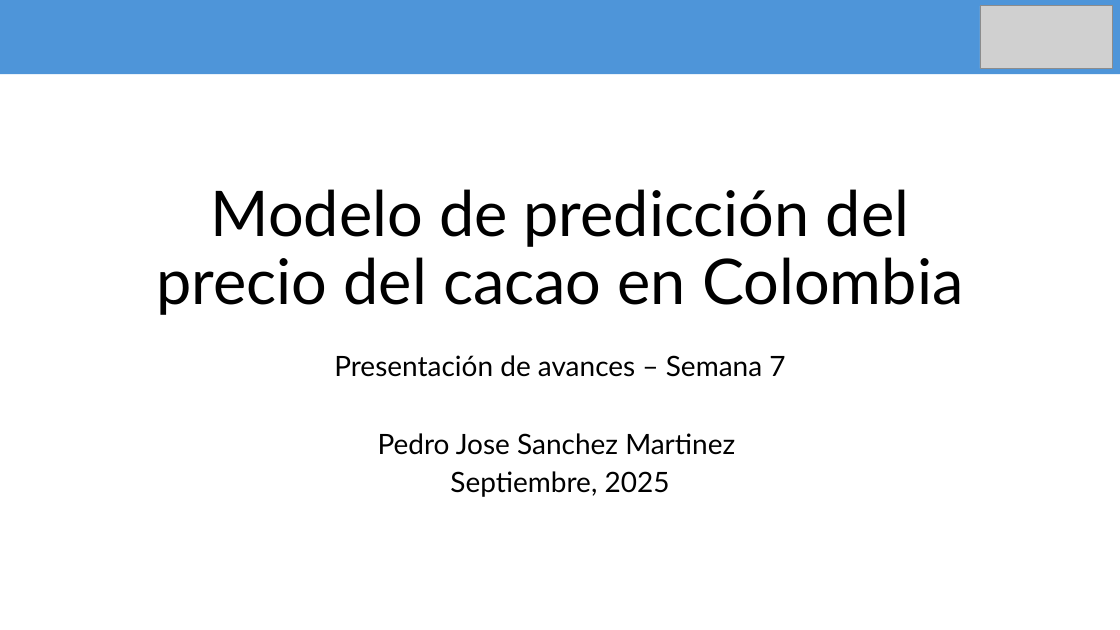
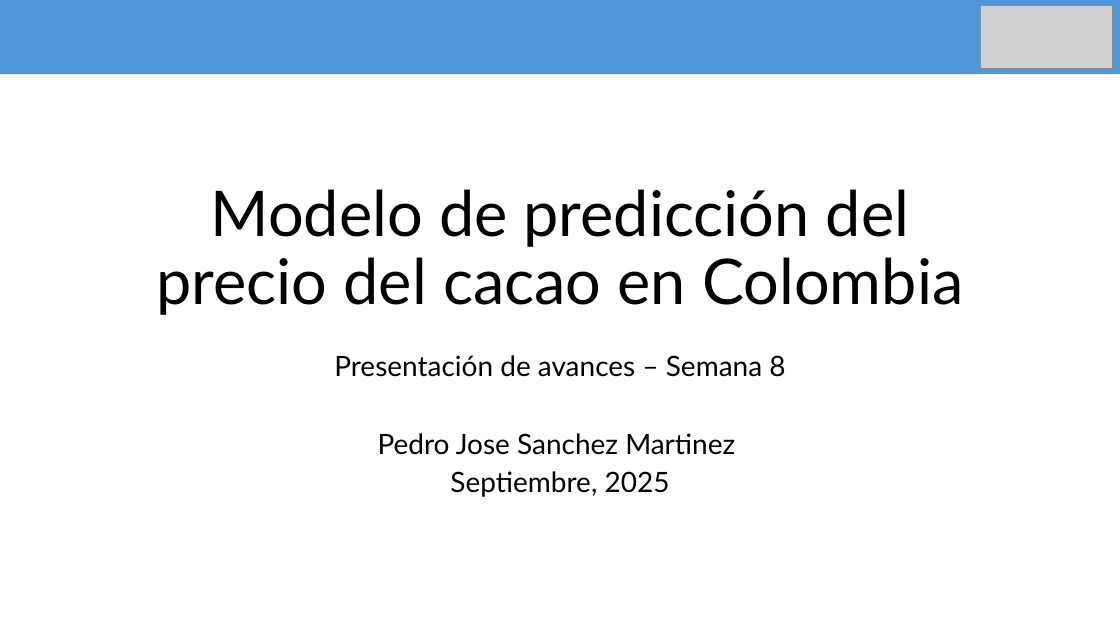
Before and after one commit to pedr0jos3/Mi-tesis, a slide deck: slide 1 of PresentacionAvances.pptx. Drawn at 1120x630 pixels with LibreOffice and Linux fonts; fonts in the diff are those of the drawing; grey boxes stand for pictures. Boxes give left, top, right and bottom in pixels: in the first picture for what was removed or moved away, otherwise in the second. Text is boxed around its words. In the diff, an @@ line names an element or a change of style, - is before the commit and + after.

Commit message:
Actualizacion - Semana 8

```diff
--- a/PresentacionAvances.pptx
+++ b/PresentacionAvances.pptx
@@ subtitle at [334,355,785,377]: text changed @@
-Presentación de avances – Semana 7
+Presentación de avances – Semana 8
```
Also in this commit, not shown: 1 other slide changed, 7 other files.
